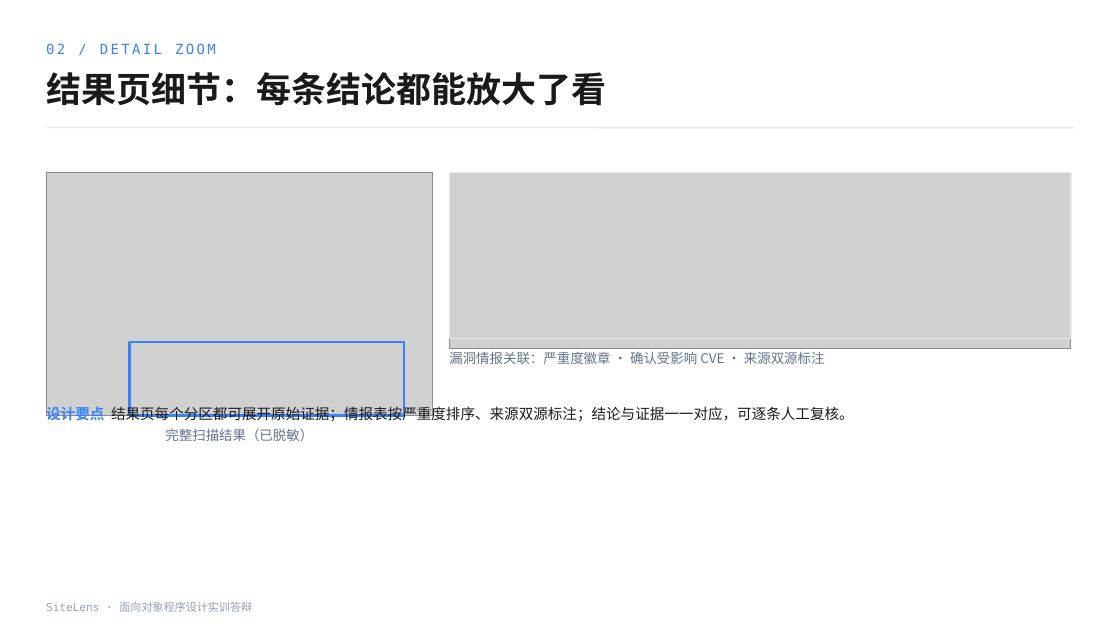
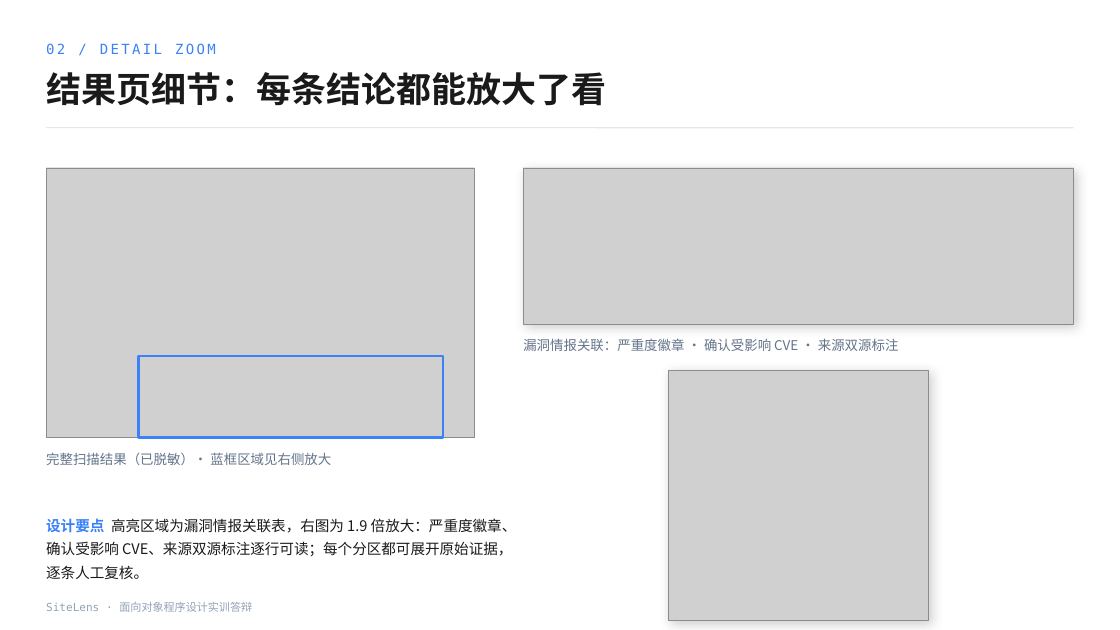
Before and after one commit to zep4yrs/sitelens, a slide deck: slide 6 of docs/答辩演示-SiteLens.pptx. Drawn at 1120x630 pixels with LibreOffice and Linux fonts; fonts in the diff are those of the drawing; grey boxes stand for pictures; background and template pictures are left out. Boxes give left, top, right and bottom in pixels: in the first picture for what was removed or moved away, otherwise in the second. Text is boxed around its words. In the diff, an @@ line names an element or a change of style, - is before the commit and + after.

```diff
--- a/docs/答辩演示-SiteLens.pptx
+++ b/docs/答辩演示-SiteLens.pptx
@@ picture: place and size @@
-picture at [46, 172, 433, 416]
+picture at [46, 168, 475, 438]
@@ rectangle: place and size @@
-rectangle at [46, 172, 433, 416]
+rectangle at [46, 168, 475, 438]
@@ picture: place and size @@
-picture at [450, 172, 1071, 349]
+picture at [523, 168, 1074, 324]
@@ rectangle: place and size @@
-rectangle at [450, 172, 1071, 339]
+rectangle at [523, 168, 1074, 324]
@@ rectangle at [523, 168, 1074, 324]: fill none to #FFFFFF; shadow on @@
@@ rectangle: place and size @@
-rectangle at [129, 342, 404, 416]
+rectangle at [139, 356, 443, 438]
@@ text "漏洞情报关联：严重度徽章 · 确认受影响 CVE · ...": place and size @@
-text "漏洞情报关联：严重度徽章 · 确认受影响 CVE · ..." at [449, 351, 825, 364]
+text "漏洞情报关联：严重度徽章 · 确认受影响 CVE · ..." at [523, 338, 899, 351]
@@ rectangle added at [669, 371, 929, 621], fill #FFFFFF, outline #E2E8F0 1 pt @@
@@ picture added at [669, 371, 929, 621] @@
@@ text removed at [46, 405, 854, 424] @@
-设计要点 结果页每个分区都可展开原始证据；情报表按严重度排序、来源双源标注；结论与证据一一对应，可逐条人工复核。
@@ text at [46, 452, 331, 465]: text changed @@
-完整扫描结果（已脱敏）
+完整扫描结果（已脱敏）· 蓝框区域见右侧放大
@@ text added at [46, 518, 517, 579], 12.5 pt, text #1A1A1A @@
+设计要点 高亮区域为漏洞情报关联表，右图为 1.9 倍放大：严重度徽章、确认受影响 CVE、来源双源标注逐行可读；每个分区都可展开原始证据，逐条人工复核。
@@ text added at [122, 518, 517, 556], 10.5 pt, text #64748B @@
+组件徽章放大：识别证据逐项可读
```
Also in this commit, not shown: 4 other files.
